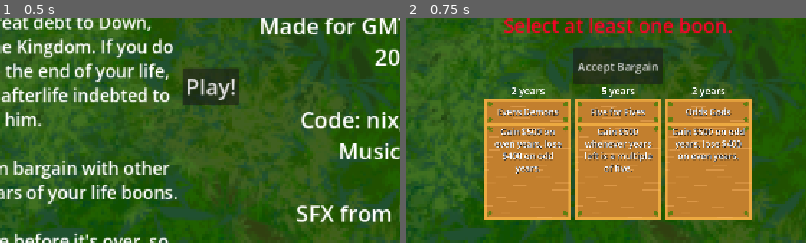
Above: before the commit, frames 1-2 (left to right).
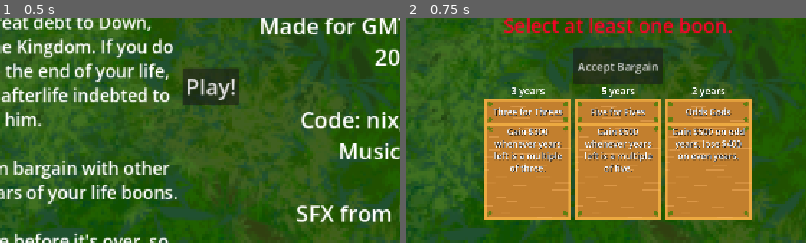
Above: after the commit, the same moments.

Repository: nixnull/gmtk-game-jam-2026-game
Game: Godot game, scene res://main_screen.tscn
Two runs of this game, one before a commit and one after it. Both use one fixed random seed, a clock stepped at 60 frames per second and the inputs below.
Inputs:
- Up to frame 1 (0.5 s): no input
- Up to frame 2 (0.75 s): click "Play!" at 0.5 s
The pictures show only the part of the screen within x 24-74%, y 24-74%; the shares and areas given below are measured in that part.

Frame 1 is identical in both runs. In frame 2, 1.8% of the frame differs, in the area x 21-40%, y 30-70%.

Commit message:
added maximums for cards and rebalanced

Diff:
--- a/bank.gd
+++ b/bank.gd
@@ -15,26 +15,48 @@
 func _process(delta: float) -> void:
 	pass
 
-func draw_cards(cards_to_draw) -> void:
+func draw_cards(draw_count, inventory) -> void:
+	for child in drawn_cards:
+		child.queue_free()
 	drawn_cards = []
 
 	var i = 0
 
-	while i < cards_to_draw:
-		var card_inst = card_scene.instantiate()
-		var rand_card = card_types.keys()[randi() % card_types.size()]
+	while i < draw_count:
+		var card_inst
+		var rand_card
+		var suitable = false
+		var drawn_counts = {}
 
+		while not suitable:
+			suitable = true
+			rand_card = card_types.keys()[randi() % card_types.size()]
+			if "Max" in card_types[rand_card]:
+				if rand_card in inventory:
+					var available = 0
+					if rand_card in drawn_counts:
+						available = drawn_counts[rand_card]
+					if (inventory[rand_card] + available) >= card_types[rand_card]["Max"]:
+						suitable = false
+
+
+		card_inst = card_scene.instantiate()
 		add_child(card_inst)
+
 		card_inst.set_card_info(rand_card, card_types[rand_card])
 		card_inst.show_cost()
+		if rand_card not in drawn_counts:
+			drawn_counts[rand_card] = 1
+		else:
+			drawn_counts += 1
 
 		drawn_cards.append(card_inst)
+		var x_pos = ((draw_count / 2) - i) * 260
 
-		var x_pos = ((cards_to_draw / 2) - i) * 260
+		drawn_cards[i].position.x += x_pos
+		i+=1
 
-		card_inst.position.x += x_pos
-
-		i += 1
+	print("did we get here")
 
 func report_selected():
 	var selected = []
@@ -42,8 +64,3 @@
 		if child.selected:
 			selected.append(child)
 	return selected
-
-func new_hand(card_count):
-	for child in drawn_cards:
-		child.queue_free()
-	self.draw_cards(card_count)
--- a/game_screen.gd
+++ b/game_screen.gd
@@ -61,22 +61,34 @@
 		"Proc": proc_is_prime,
 		"Effect": effect_prime_meridian
 	},
+	"Joker": {
+		"Desc": "Gain $500 on funny numbered years.",
+		"Type": "birch",
+		"Cost": calcost_birch.bind(1),
+		"Proc": proc_funny_number,
+		"Effect": update_score.bind(500)
+	},
 
 	"Third Eye": {
 		"Desc": "Fae offer one more boon.",
 		"Type": "willow",
-		"Cost": calcost_thirdeye.bind()
+		"Cost": calcost_thirdeye.bind(),
+		"Max": 4
 	},
 
 		"Second Lease on Life": {
-		"Desc": "Double your debt (or halve your money) to buy a few more years.",
+		"Desc": "Buy some years, and pay for it every year after.",
 		"Type": "edelwood",
 		"Cost": calcost_edelwood,
-		"Proc": proc_always,
-		"Effect": effect_edelwood,
+		"Bad Proc": proc_always,
+		"Bad Effect": effect_edelwood,
+		"Max": 10
 	}
 
 }
+
+
+var card_scene = load("res://card.tscn")
 
 var turns_left = 50
 var score = -1000
@@ -89,6 +101,8 @@
 var total_selected_cost = 0
 
 var BASE_HAND = 3
+
+var drawn_cards = []
 
 # Called when the node enters the scene tree for the first time.
 func _ready() -> void:
@@ -126,9 +140,9 @@
 func start():
 	self.visible = true
 	update_score(-200000, true)
-	$Bank.new_hand(BASE_HAND)
 	turns_left = 50
 	owned_cards = {}
+	$Bank.draw_cards(BASE_HAND, owned_cards)
 	$Inventory.display_inventory(owned_cards)
 	update_turns(0)
 
@@ -196,12 +210,10 @@
 		$BuyAudio.play()
 		$Inventory.display_inventory(owned_cards)
 		update_turns(total_cost)
-
-		var cards_to_draw = BASE_HAND
-
+		var to_draw = BASE_HAND
 		if "Third Eye" in owned_cards:
-			cards_to_draw += owned_cards["Third Eye"]
-		$Bank.new_hand(cards_to_draw)
+			to_draw += owned_cards["Third Eye"]
+		$Bank.draw_cards(to_draw, owned_cards)
 
 func proc_is_prime():
 	var number = turns_left
@@ -221,6 +233,9 @@
 func proc_on_timer_multiple(number):
 	return fmod(turns_left, number) == 0
 
+func proc_funny_number():
+	return turns_left in [7, 13, 69, 420]
+
 func calcost_birch(cost):
 	return cost
 
@@ -231,7 +246,10 @@
 		return 1
 
 func calcost_edelwood():
-	return 5
+	if "Third Eye" in owned_cards:
+		return -10 + owned_cards["Third Eye"]
+	else:
+		return -10
 
 func proc_always():
 	return true
@@ -246,8 +264,4 @@
 	return turns_left
 
 func effect_edelwood():
-	if score > 0:
-		update_score(-(score / 2))
-	else:
-		update_score(score)
-	owned_cards.erase("Second Lease on Life")
+	update_score(-100)
